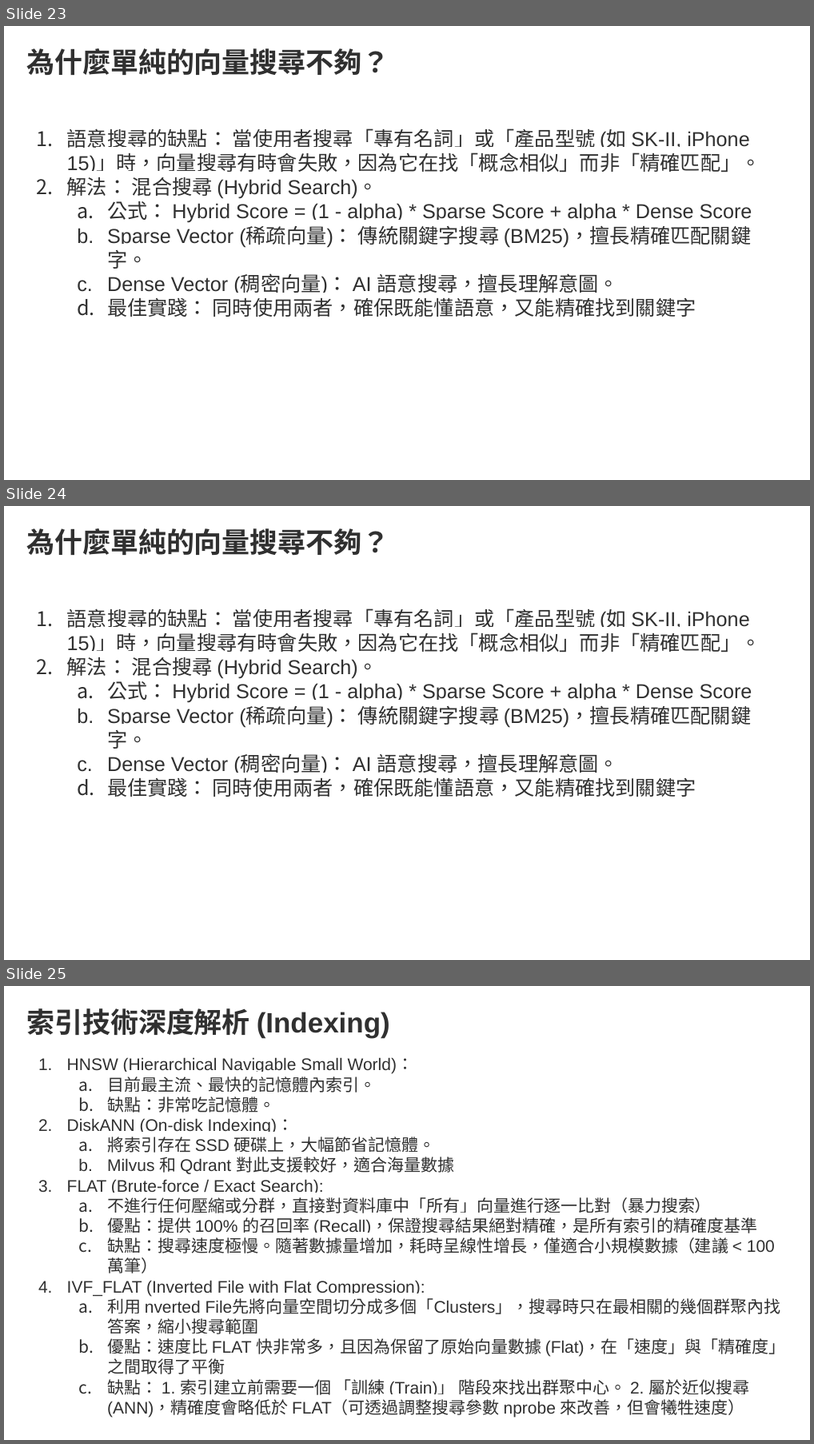
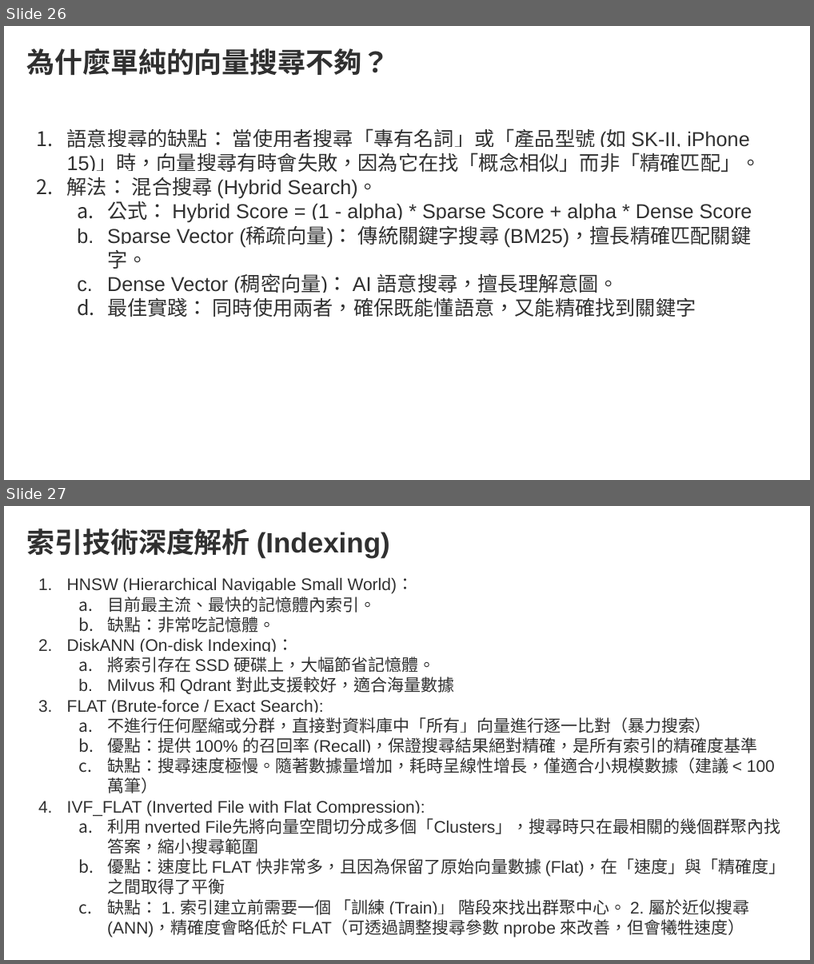
Before and after one commit to willy808/2026_ai_rookie_course, a slide deck: RAG/RAG 應用.pptx. Shown one above the other, each under a label of ours: slides 23, 24 and 25 before the commit, slides 26 and 27 after it. The pictures are 814x1444 and 814x964 pixels, drawn with LibreOffice and Linux fonts; fonts in the diff are those of the drawing; background and template pictures are left out. Boxes give left, top, right and bottom in pixels: in the first picture for what was removed or moved away, otherwise in the second. Text is boxed around its words. In the diff, an @@ line names an element or a change of style, - is before the commit and + after.

```diff
--- a/RAG/RAG 應用.pptx
+++ b/RAG/RAG 應用.pptx
@@ slide 24 removed at [4, 506, 810, 960], background #FFFFFF; not listed: 2 template elements that a slide beside it also shows @@
@@ text removed at [26, 528, 390, 555] @@
-為什麼單純的向量搜尋不夠？
@@ text removed at [67, 608, 762, 796] @@
-1. 語意搜尋的缺點： 當使用者搜尋「專有名詞」或「產品型號 (如 SK-II, iPhone 15)」時，向量搜尋有時會失敗，因為它在找「概念相似」而非「精確匹配」。
-2. 解法： 混合搜尋 (Hybrid Search)。
-  a. 公式： Hybrid Score = (1 - alpha) * Sparse Score + alpha * Dense Score
-  b. Sparse Vector (稀疏向量)： 傳統關鍵字搜尋 (BM25)，擅長精確匹配關鍵字。
-  c. Dense Vector (稠密向量)： AI 語意搜尋，擅長理解意圖。
-  d. 最佳實踐： 同時使用兩者，確保既能懂語意，又能精確找到關鍵字
@@ what was slide 23 is now slide 26 @@
@@ what was slide 25 is now slide 27 @@
```
Also in this commit, not shown: 2 slides changed, 3 slides added, 2 other files.
